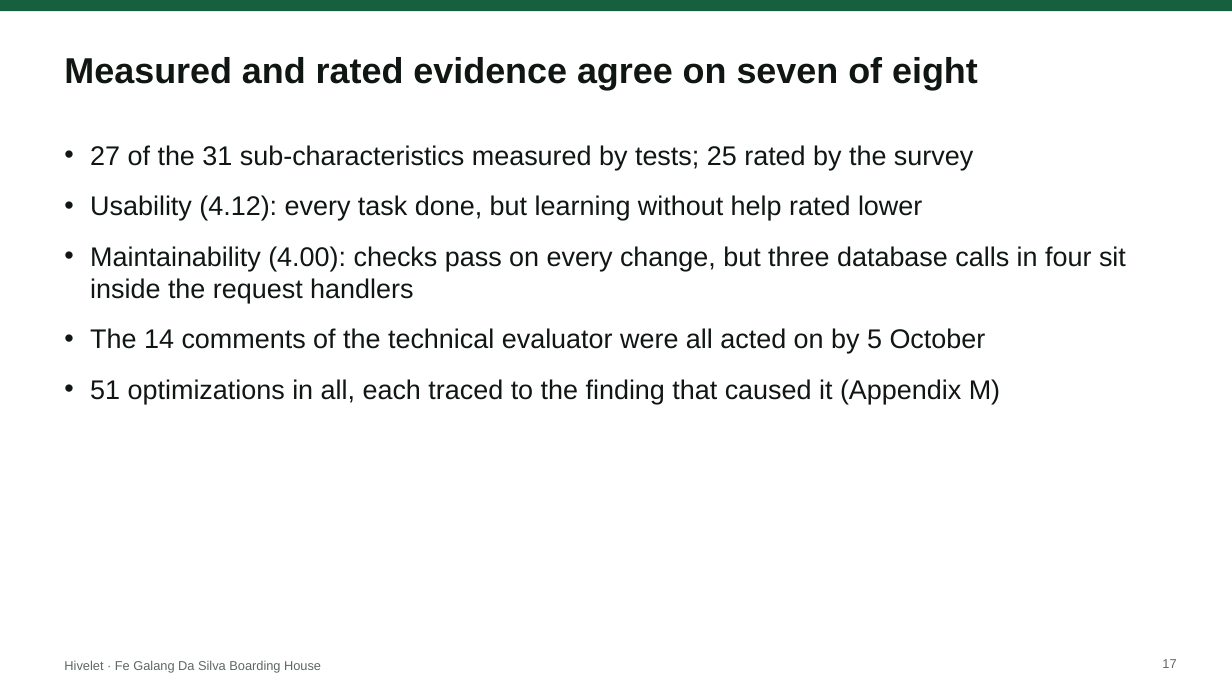
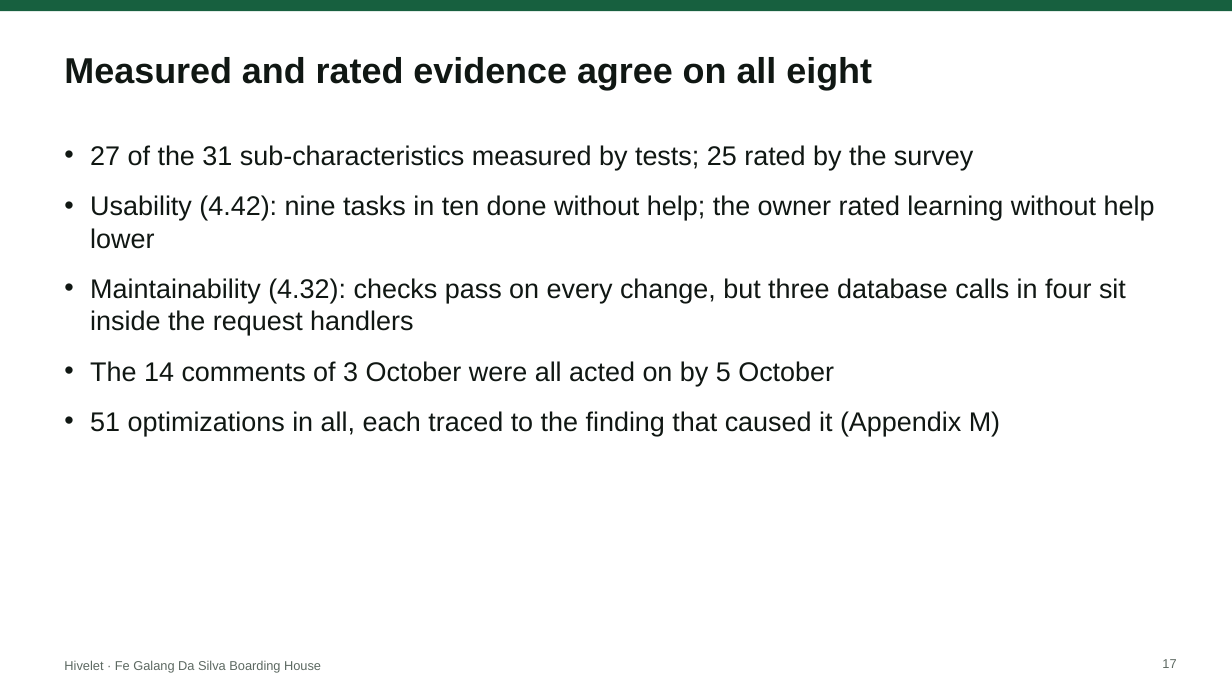
Before and after one commit to SeanJerve/hivelet, a slide deck: slide 17 of FINAL/HIVELET DEFENSE SLIDES.pptx. Drawn at 1232x693 pixels with LibreOffice and Linux fonts; fonts in the diff are those of the drawing. Boxes give left, top, right and bottom in pixels: in the first picture for what was removed or moved away, otherwise in the second. Text is boxed around its words. In the diff, an @@ line names an element or a change of style, - is before the commit and + after.

```diff
--- a/FINAL/HIVELET DEFENSE SLIDES.pptx
+++ b/FINAL/HIVELET DEFENSE SLIDES.pptx
@@ text at (64,57,872,90): text changed @@
-Measured and rated evidence agree on seven of eight
+Measured and rated evidence agree on all eight
@@ text at (90,195,1155,386): text changed @@
-• Usability (4.12): every task done, but learning without help rated lower
-• Maintainability (4.00): checks pass on every change, but three database calls in four sit inside the request handlers
-• The 14 comments of the technical evaluator were all acted on by 5 October
+• Usability (4.42): nine tasks in ten done without help; the owner rated learning without help lower
+• Maintainability (4.32): checks pass on every change, but three database calls in four sit inside the request handlers
+• The 14 comments of 3 October were all acted on by 5 October
```
Also in this commit, not shown: 3 other slides changed, 1 other file.
